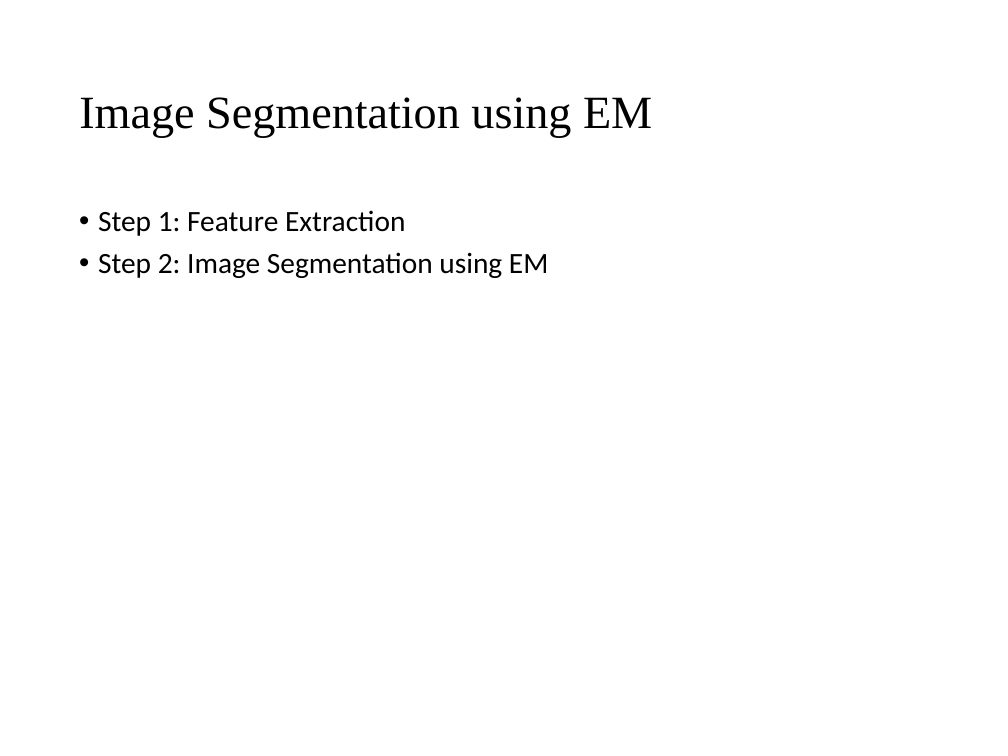
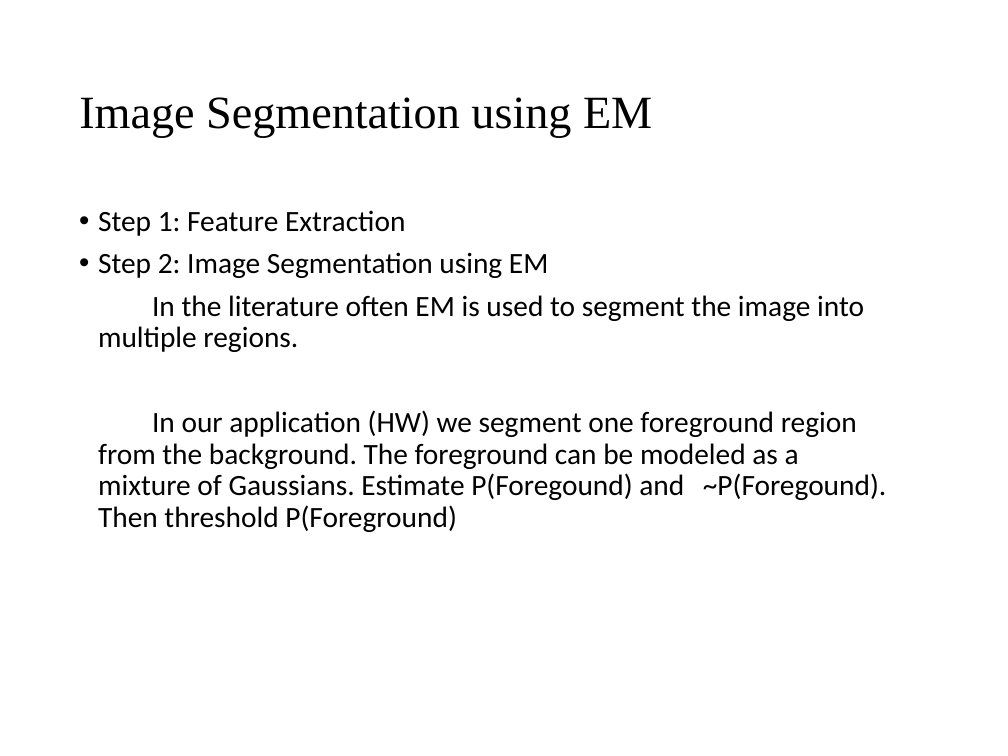
Before and after one commit to cmsc426spring2019/cmsc426spring2019.github.io, a slide deck: slide 26 of lectures/week_2/EM.ppt (slide 23 before the commit). Drawn at 1008x756 pixels with LibreOffice and Linux fonts; fonts in the diff are those of the drawing. Boxes give left, top, right and bottom in pixels: in the first picture for what was removed or moved away, otherwise in the second. Text is boxed around its words. In the diff, an @@ line names an element or a change of style, - is before the commit and + after.

```diff
--- a/lectures/week_2/EM.ppt
+++ b/lectures/week_2/EM.ppt
@@ text at (98,295,886,532): paragraphs added @@
+In the literature often EM is used to segment the image into multiple regions.
+In our application (HW) we segment one foreground region from the background. The foreground can be modeled as a mixture of Gaussians. Estimate P(Foregound) and ~P(Foregound). Then threshold P(Foreground)
```
Also in this commit, not shown: 3 other slides changed, 3 slides added.
